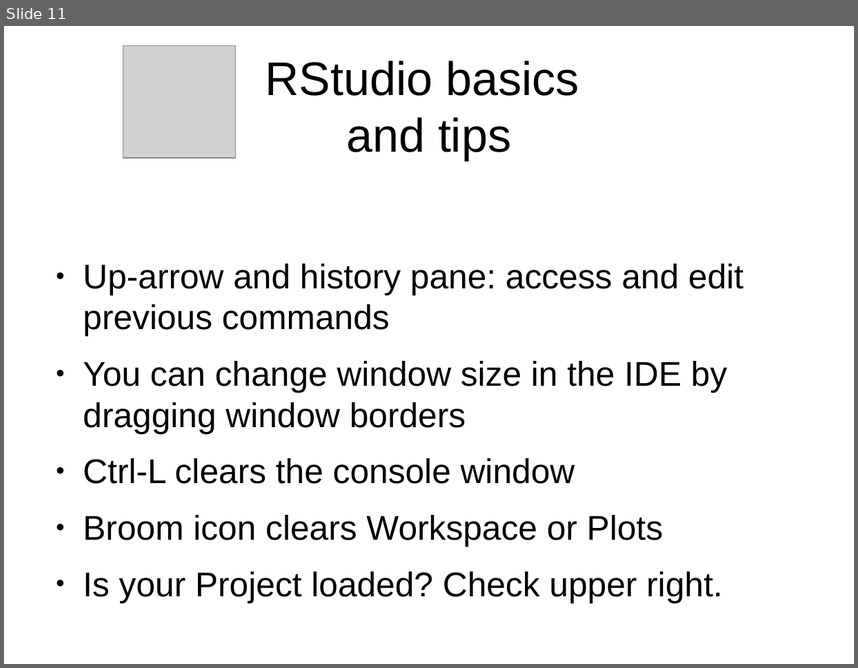
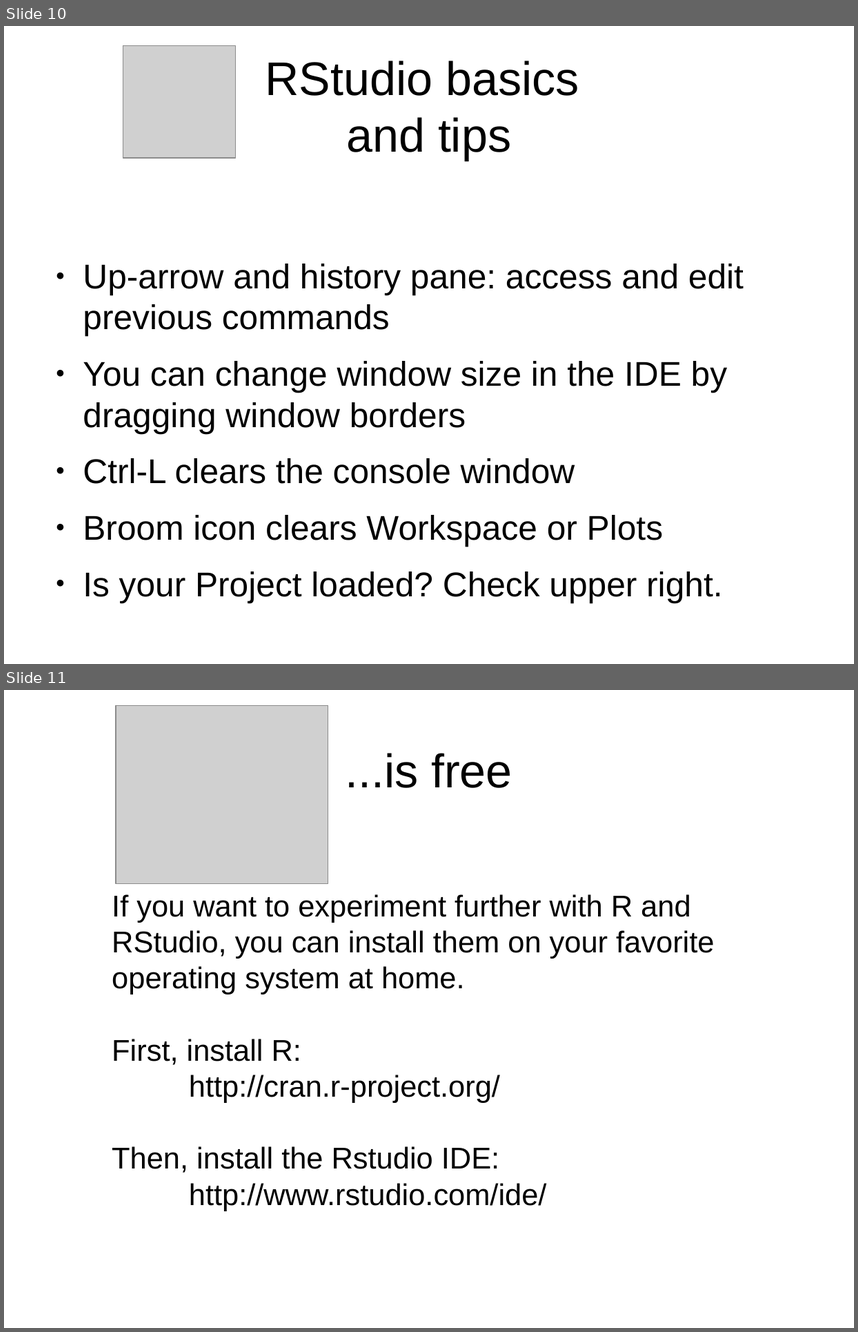
Before and after one commit to ubccr/hsws, a slide deck: slides/RStudio-basics.odp. Shown one above the other, each under a label of ours: slide 11 before the commit, slides 10 and 11 after it. The pictures are 858x668 and 858x1332 pixels, drawn with LibreOffice and Linux fonts; fonts in the diff are those of the drawing; grey boxes stand for pictures. Boxes give left, top, right and bottom in pixels: in the first picture for what was removed or moved away, otherwise in the second. Text is boxed around its words. In the diff, an @@ line names an element or a change of style, - is before the commit and + after.

```diff
--- a/slides/RStudio-basics.odp
+++ b/slides/RStudio-basics.odp
@@ slide 11 added at (4,690,854,1328), background #FFFFFF @@
@@ picture added at (116,705,328,884) @@
@@ title added at (345,753,513,788), 44 pt, text #000000 @@
+...is free
@@ text added at (112,894,714,1211), 28 pt, text #000000 @@
+If you want to experiment further with R and RStudio, you can install them on your favorite operating system at home.
+First, install R:
+http://cran.r-project.org/
+Then, install the Rstudio IDE:
+http://www.rstudio.com/ide/
@@ what was slide 11 is now slide 10 @@
```
Also in this commit, not shown: 1 slide changed, 2 slides removed, 28 other files.
